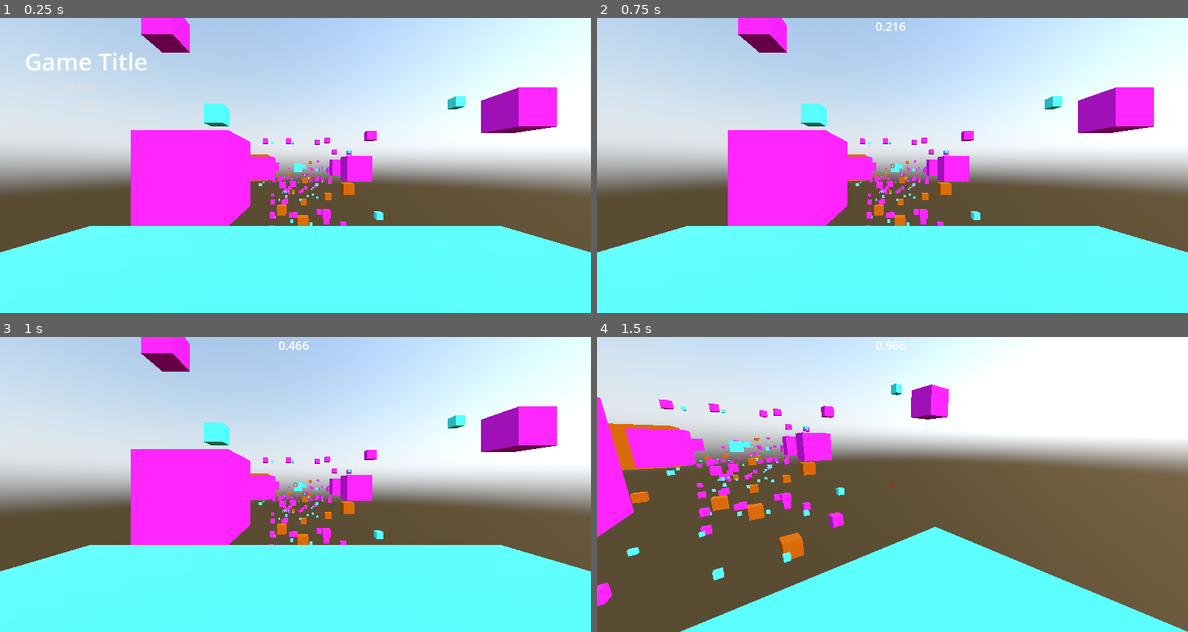
Above: before the commit, frames 1-4 (two rows, left to right).
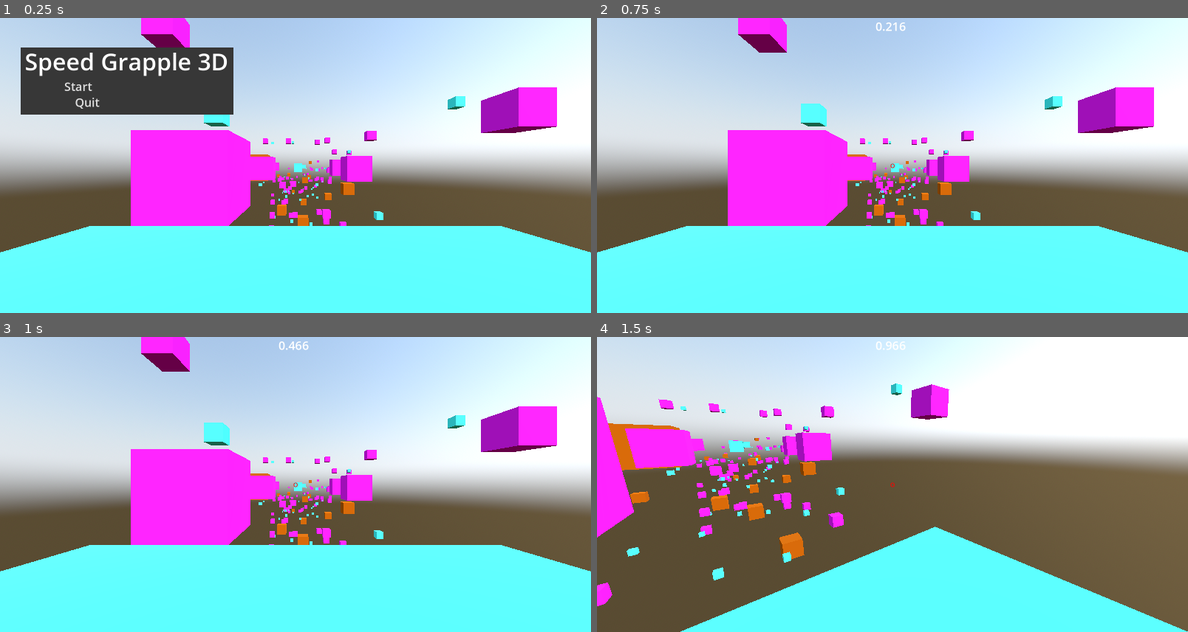
Above: after the commit, the same moments.

Repository: Ben-Bingham/GMTK-2025
Game: Godot game, scene res://main.tscn
The game is run twice, just before and just after one commit, with the same random seed, the same clock (stepped at 60 frames per second) and the same inputs. Sound files missing from this copy of the repository are replaced by a short silence.
Inputs (mouse positions are in pixels of both pictures, inside the frame that each line leads up to):
- Up to frame 1 (0.25 s): no input
- Up to frame 2 (0.75 s): click "Start" at 0.5 s
- Up to frame 3 (1 s): no input
- Up to frame 4 (1.5 s): tap Enter at 1.25 s; move the mouse to (922, 484) at 1.27 s; press the mouse at (922, 484) at 1.28 s; hold W (move_forward) from 1.28 s (still down)

The runs differ from the first frame. In frame 1, 8.0% of the frame differs, in the area x 3-40%, y 10-33%; in frame 2, nothing differs; in frame 3, nothing differs; in frame 4, nothing differs.

Commit message:
Final commit

Diff:
--- a/main.tscn
+++ b/main.tscn
@@ -658,10 +658,11 @@
 offset_top = 73.0
 offset_right = 400.0
 offset_bottom = 161.0
-text = "Game Title"
+text = "Speed Grapple 3D"
 label_settings = SubResource("LabelSettings_2cqfq")
 
 [node name="StartAndResume" type="Button" parent="PauseMenu"]
+z_index = 2
 offset_left = 146.0
 offset_top = 159.0
 offset_right = 278.0
@@ -671,6 +672,7 @@
 flat = true
 
 [node name="Quit" type="Button" parent="PauseMenu"]
+z_index = 2
 offset_left = 171.0
 offset_top = 202.0
 offset_right = 303.0
@@ -680,6 +682,15 @@
 "
 flat = true
 
+[node name="ColorRect" type="ColorRect" parent="PauseMenu"]
+z_index = -1
+offset_left = 57.0
+offset_top = 80.0
+offset_right = 633.0
+offset_bottom = 263.0
+mouse_filter = 2
+color = Color(0.215902, 0.215902, 0.215902, 1)
+
 [node name="Settings" type="CanvasLayer" parent="."]
 
 [connection signal="finished" from="Player/Music" to="Player/Music" method="_on_finished"]
--- a/project.godot
+++ b/project.godot
@@ -10,7 +10,15 @@
 
 [application]
 
-config/name="GMTK2025"
+config/name="Speed Grapple 3D"
+config/description="My Submission for the 2025 GMTK Game Jam. Swing through a maze of blocks heading towards the finish sphere, all while trying to get the best time possible!
+
+Use WASD to move.
+Use mouse to look
+Press and hold left click in order to grapple
+Use R to restart
+
+Grapple onto the black finish sphere to end the run."
 run/main_scene="res://main.tscn"
 config/features=PackedStringArray("4.4", "Forward Plus")
 config/icon="res://icon.svg"
@@ -61,3 +69,8 @@
 
 3d_physics/layer_1="Environment"
 3d_physics/layer_2="Player"
+
+[rendering]
+
+renderer/rendering_method="gl_compatibility"
+renderer/rendering_method.mobile="gl_compatibility"
Not shown, added: builds/web/index.apple-touch-icon.png.import
Not shown, added: builds/web/index.icon.png.import
Not shown, added: builds/web/index.png.import
Not shown, changed: export_presets.cfg
Not shown, added: builds/web/index.apple-touch-icon.png
Not shown, added: builds/web/index.audio.position.worklet.js
Not shown, added: builds/web/index.audio.worklet.js
Not shown, added: builds/web/index.html
Not shown, added: builds/web/index.icon.png
Not shown, added: builds/web/index.js
Not shown, added: builds/web/index.pck
Not shown, added: builds/web/index.png
(and 2 more such lines)
